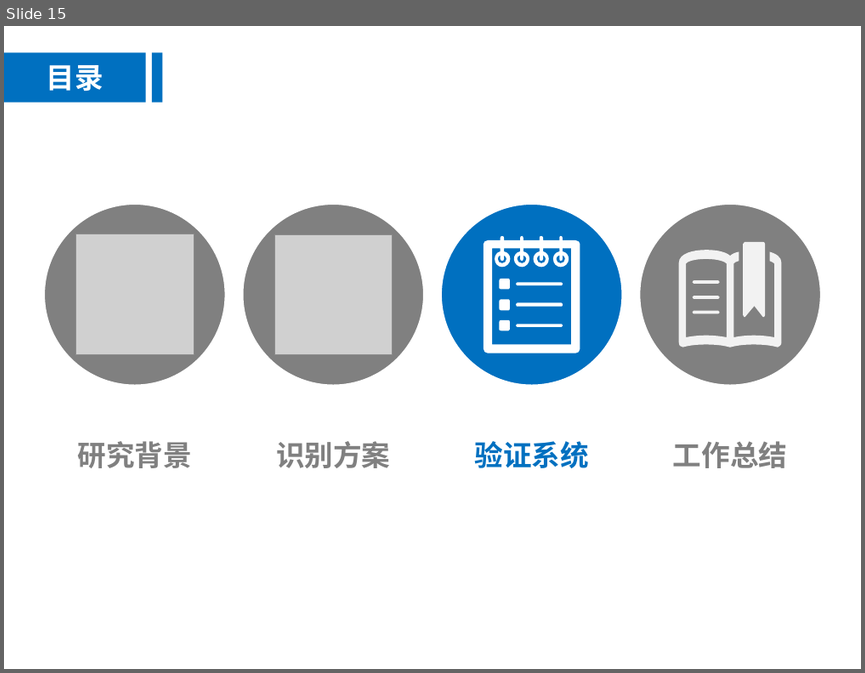
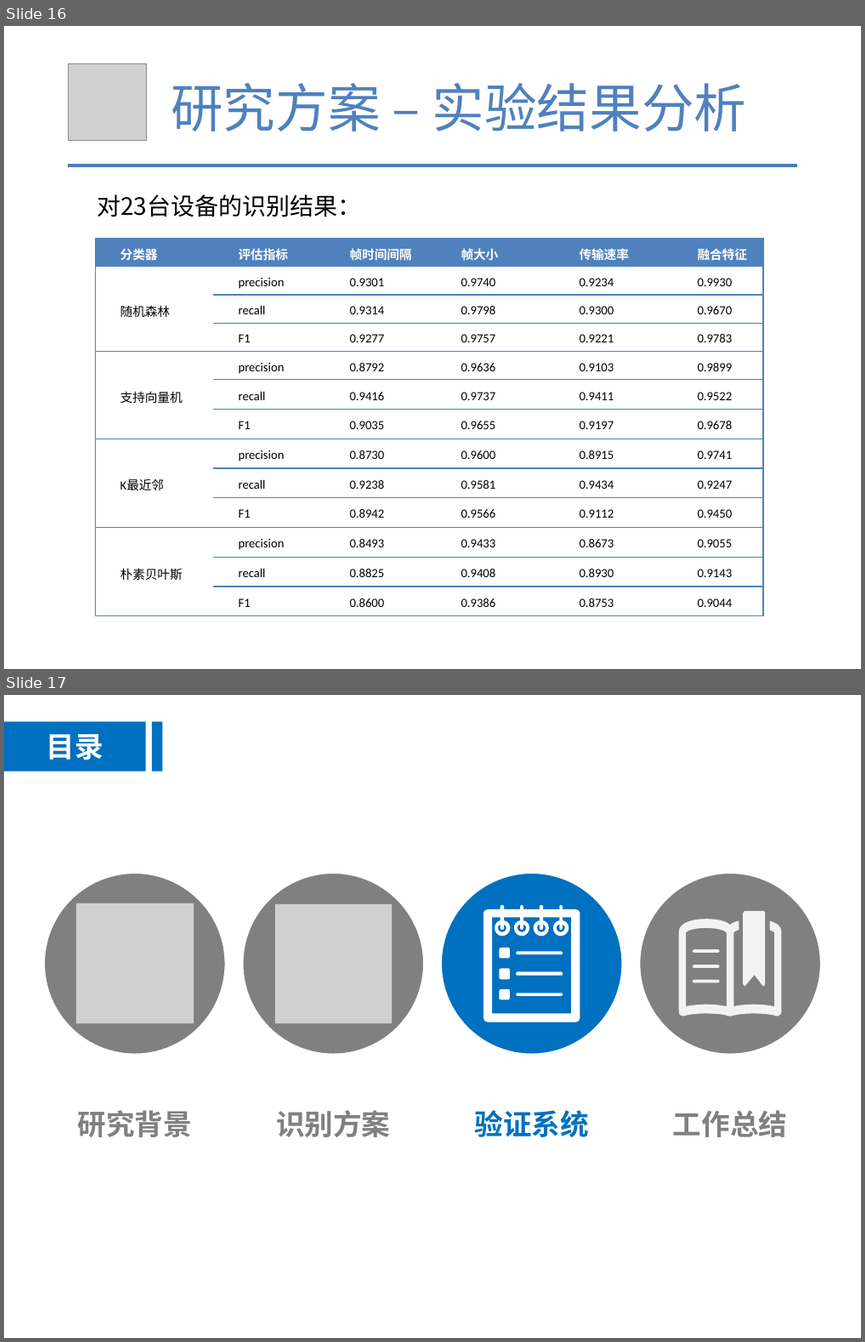
Before and after one commit to tianwen2017111/graduate_git, a slide deck: 余天文-硕5033班.pptx. Shown one above the other, each under a label of ours: slide 15 before the commit, slides 16 and 17 after it. The pictures are 865x673 and 865x1342 pixels, drawn with LibreOffice and Linux fonts; fonts in the diff are those of the drawing; grey boxes stand for pictures. Boxes give left, top, right and bottom in pixels: in the first picture for what was removed or moved away, otherwise in the second. Text is boxed around its words. In the diff, an @@ line names an element or a change of style, - is before the commit and + after.

```diff
--- a/余天文-硕5033班.pptx
+++ b/余天文-硕5033班.pptx
@@ slide 16 added at (4,26,861,669), background #FFFFFF @@
@@ picture added at (69,63,146,141) @@
@@ text added at (171,83,747,131), 44 pt, text #4F81BD @@
+研究方案 – 实验结果分析
@@ line added from (69, 165) to (796, 165), #4B7EBC 3 pt @@
@@ text added at (97,194,362,217), 20 pt, text #000000 @@
+对23台设备的识别结果：
@@ table added at (95,238,763,616), 13 rows, 6 columns @@
+分类器 | 评估指标 | 帧时间间隔 | 帧大小 | 传输速率 | 融合特征
+随机森林 | precision | 0.9301 | 0.9740 | 0.9234 | 0.9930
+ | recall | 0.9314 | 0.9798 | 0.9300 | 0.9670
+ | F1 | 0.9277 | 0.9757 | 0.9221 | 0.9783
+支持向量机 | precision | 0.8792 | 0.9636 | 0.9103 | 0.9899
+ | recall | 0.9416 | 0.9737 | 0.9411 | 0.9522
+ | F1 | 0.9035 | 0.9655 | 0.9197 | 0.9678
+K最近邻 | precision | 0.8730 | 0.9600 | 0.8915 | 0.9741
+ | recall | 0.9238 | 0.9581 | 0.9434 | 0.9247
+ | F1 | 0.8942 | 0.9566 | 0.9112 | 0.9450
+朴素贝叶斯 | precision | 0.8493 | 0.9433 | 0.8673 | 0.9055
+ | recall | 0.8825 | 0.9408 | 0.8930 | 0.9143
+ | F1 | 0.8600 | 0.9386 | 0.8753 | 0.9044
@@ what was slide 15 is now slide 17 @@
```
Also in this commit, not shown: 6 slides changed, 9 other slides added, 10 slides removed, 3 other files.
